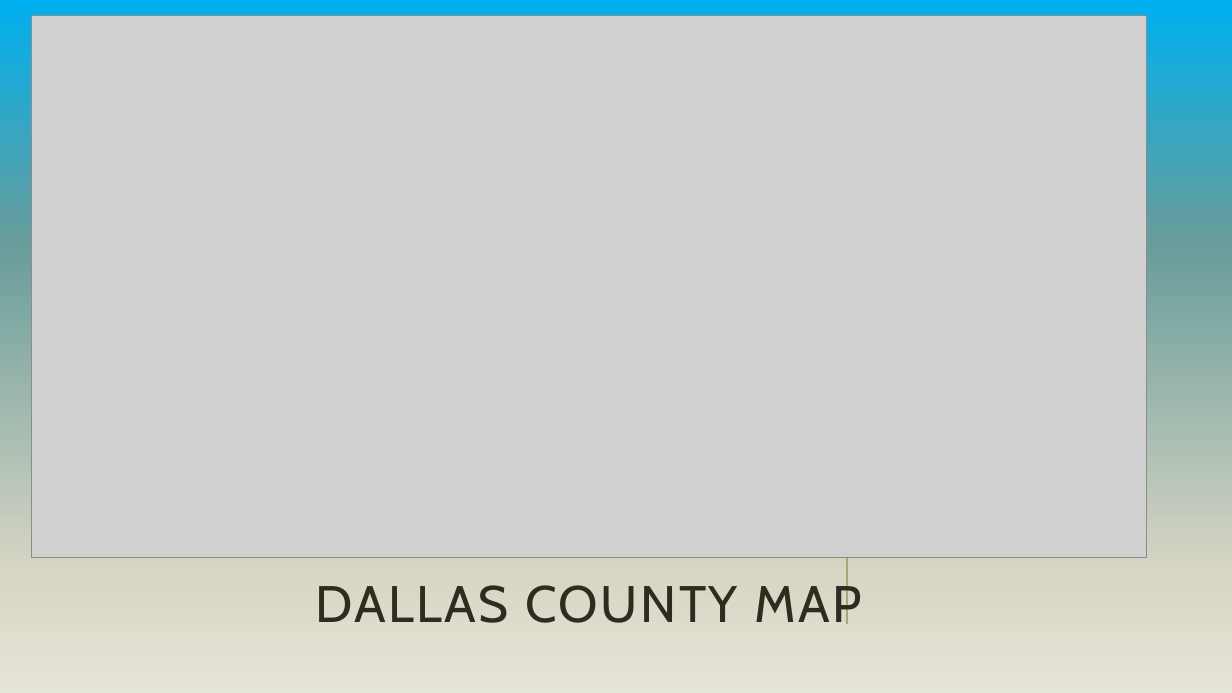
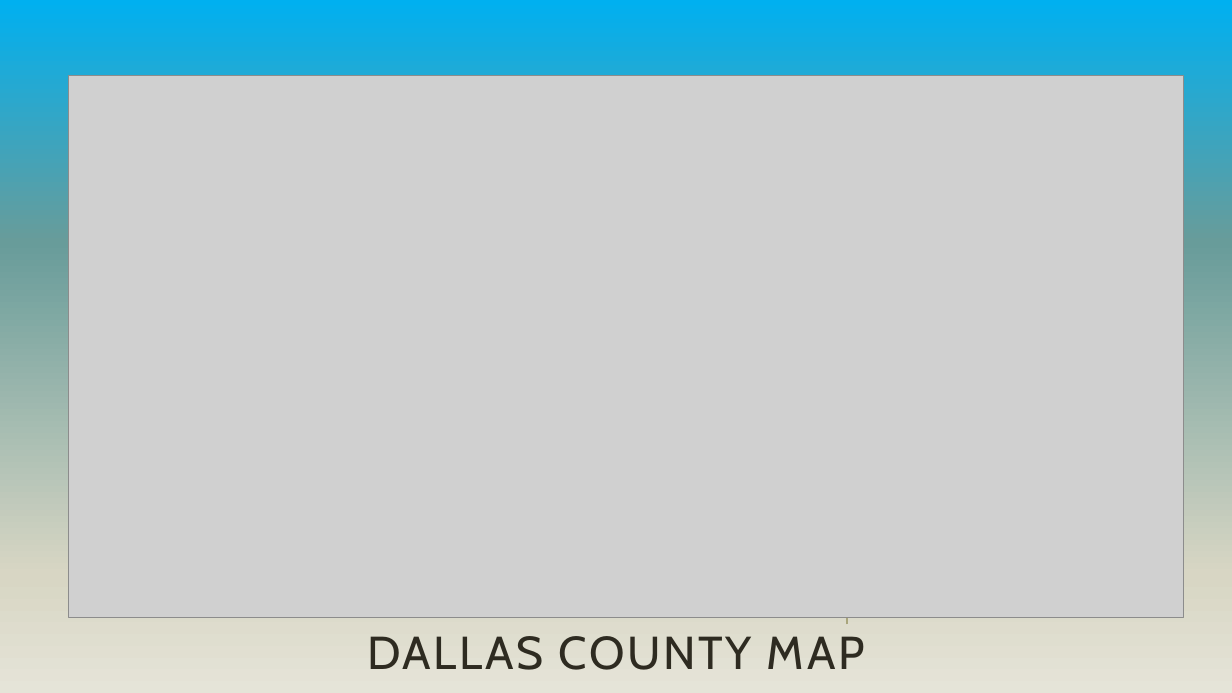
Before and after one commit to GHvvpandu/CourseraCapstoneProject, a slide deck: slide 6 of Coursera_Capstone_Presentataion.pptx. Drawn at 1232x693 pixels with LibreOffice and Linux fonts; fonts in the diff are those of the drawing; grey boxes stand for pictures. Boxes give left, top, right and bottom in pixels: in the first picture for what was removed or moved away, otherwise in the second. Text is boxed around its words. In the diff, an @@ line names an element or a change of style, - is before the commit and + after.

```diff
--- a/Coursera_Capstone_Presentataion.pptx
+++ b/Coursera_Capstone_Presentataion.pptx
@@ picture: place and size @@
-picture at <box>31,15,1146,557</box>
+picture at <box>68,76,1183,618</box>
@@ title "DALLAS COUNTY MAP": place and size @@
-title "DALLAS COUNTY MAP" at <box>315,579,863,624</box>
+title "DALLAS COUNTY MAP" at <box>367,636,865,670</box>
@@ title "DALLAS COUNTY MAP" at <box>367,636,865,670</box>: size 40 to 36 pt @@
```
Also in this commit, not shown: 6 other slides changed, 2 slides added, 2 slides removed.
